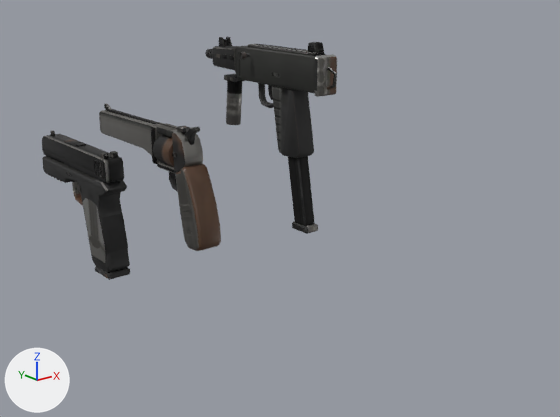
An edit to the glTF model game/assets/weapons/set_handguns.glb, drawn before and after from the same camera.
Before and after are seen from a 50 mm camera at (-0.542, -0.845, 0.392) aimed at (0.067, -0.084, 0.087). Every picture has the same lights, and +X, +Y and +Z are marked at lower left. The picture after the commit comes second. Objects named as collision shapes, trigger or cutter boxes, shadow casters or lower levels of detail are left out. Where no turn or scale is listed for an object, it has been applied to the vertices. Vertices at exactly the same position are counted once.

Names of what the first picture shows: 'heavy_revolver_lod0', 'heavy_revolver_magazine', 'pistol_lod0', 'pistol_magazine', 'smg_lod0', 'smg_magazine'.
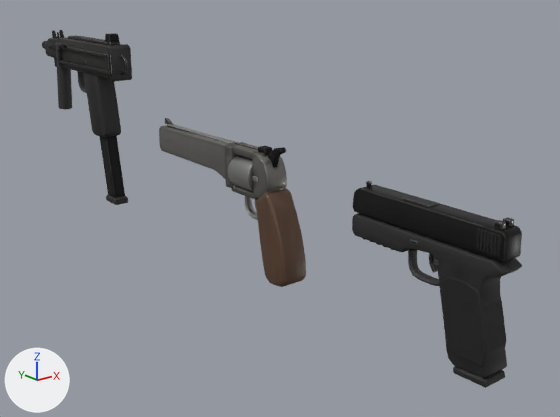
The change, as a diff of the scene's bpy script:
```diff
--- a/game/assets/weapons/set_handguns.glb.py
+++ b/game/assets/weapons/set_handguns.glb.py
@@ me_heavy_revolver_magazine @@
 me_heavy_revolver_magazine.from_pydata(...)  # 358 vertices, 684 faces; spans x -0.021..0.021, y -0.022..0.0225, z -0.021..0.021
+# me_heavy_revolver_magazine part 1: texture (UV) coordinates of 684 of 684 faces, centred in x -0.0209..0.0209, y -0.022..0.0225, z -0.0209..0.0209, changed; they spanned u 0.64..0.95, v 0.24..0.99 and now span u 0.29..0.98, v 0.0..0.98
 me_heavy_revolver_magazine.materials.append(mat_atlas)
@@ me_pistol_lod0 @@
-me_pistol_lod0.from_pydata(...)  # 892 vertices, 1640 faces; spans x -0.016..0.015, y -0.047..0.142, z -0.071..0.077
+me_pistol_lod0.from_pydata(...)  # 950 vertices, 1756 faces; spans x -0.016..0.015, y -0.047..0.142, z -0.071..0.077
+# me_pistol_lod0 part 2: 1 vertex moved from x 0.004, y 0.024, z 0.008 to x 0.004, y 0.027, z 0.004; 5 vertices removed from x -0.004..0.004, y 0.02..0.024, z 0.004..0.008; 63 vertices added at x -0.005..0.005, y 0.019..0.069, z -0.006..0.026
+# me_pistol_lod0 part 3: 733 kept faces spanning x -0.016..0.015, y -0.045..0.142, z -0.057..0.077 get new texture (UV) coordinates
 me_pistol_lod0.materials.append(mat_atlas)
@@ me_smg_lod0 @@
-me_smg_lod0.from_pydata(...)  # 1066 vertices, 1948 faces; spans x -0.036..0.017, y -0.102..0.193, z -0.064..0.097
+me_smg_lod0.from_pydata(...)  # 1242 vertices, 2284 faces; spans x -0.036..0.017, y -0.103..0.193, z -0.064..0.097
+# me_smg_lod0 part 4: a new loose piece, a 6-sided cylinder along y spanning x -0.0218..-0.0172, y -0.08..0.09, z 0.0414..0.0466, in mat_atlas
+# me_smg_lod0 part 5: a new loose piece, a 6-sided cylinder along y spanning x -0.0218..-0.0172, y -0.08..0.09, z 0.0654..0.0706, in mat_atlas
+# me_smg_lod0 part 6: the loose piece of 24 vertices spanning x -0.001..0.001, y 0.148..0.152, z 0.076..0.087 is scaled about its middle by (3.43, 1.53, 3.29), then moved by (-0.02, -0.057, -0.026)
+# me_smg_lod0 part 7: the loose piece of 24 vertices spanning x 0.005..0.008, y 0.14..0.156, z 0.076..0.09 is moved by (0.0, -0.012, 0.0)
+# me_smg_lod0 part 8: the loose piece of 24 vertices spanning x -0.008..-0.005, y 0.14..0.156, z 0.076..0.09 is moved by (0.0, -0.012, 0.0)
+# me_smg_lod0 part 9: a new loose piece of 24 vertices spanning x -0.021..-0.015, y -0.085..-0.075, z 0.041..0.071, in mat_atlas
+# me_smg_lod0 part 10: 22 vertices moved from x -0.014..0.014, y 0.108..0.163, z 0.047..0.066 to x -0.014..0.014, y 0.132..0.161, z 0.047..0.066; 74 vertices removed from x -0.014..0.014, y 0.109..0.166, z 0.027..0.076; 78 vertices added at x -0.014..0.014, y 0.113..0.166, z -0.033..0.077
+# me_smg_lod0 part 11: 2 vertices removed from x 0.0, y 0.014..0.02, z 0.014..0.018; 60 vertices added at x -0.006..0.006, y 0.014..0.061, z -0.003..0.029
+# me_smg_lod0 part 12: 2 vertices removed from x 0.0, y -0.087..-0.085, z 0.038..0.042; 20 vertices added at x -0.002..0.002, y -0.103..-0.086, z 0.038..0.066
+# me_smg_lod0 part 13: 998 kept faces spanning x -0.036..0.017, y -0.087..0.193, z -0.063..0.096 get new texture (UV) coordinates
+# other edits to the shape of me_smg_lod0 do not show in these pictures
 me_smg_lod0.materials.append(mat_atlas)
@@ ob_heavy_revolver_lod0 @@
 ob_heavy_revolver_lod0 = bpy.data.objects.new('heavy_revolver_lod0', me_heavy_revolver_lod0)
-ob_heavy_revolver_lod0.location = (-0.011, 0.0, 0.103)
+ob_heavy_revolver_lod0.location = (0.0, -0.162, 0.103)
@@ ob_heavy_revolver_magazine @@
 ob_heavy_revolver_magazine = bpy.data.objects.new('heavy_revolver_magazine', me_heavy_revolver_magazine)
-ob_heavy_revolver_magazine.location = (-0.011, 0.051, 0.152)
+ob_heavy_revolver_magazine.location = (0.0, -0.112, 0.152)
@@ ob_pistol_lod0 @@
 ob_pistol_lod0 = bpy.data.objects.new('pistol_lod0', me_pistol_lod0)
-ob_pistol_lod0.location = (-0.147, 0.0, 0.108)
+ob_pistol_lod0.location = (0.0, -0.439, 0.108)
@@ ob_pistol_magazine @@
 ob_pistol_magazine = bpy.data.objects.new('pistol_magazine', me_pistol_magazine)
-ob_pistol_magazine.location = (-0.147, -0.001, 0.136)
+ob_pistol_magazine.location = (0.0, -0.44, 0.136)
@@ ob_smg_lod0 @@
 ob_smg_lod0 = bpy.data.objects.new('smg_lod0', me_smg_lod0)
-ob_smg_lod0.location = (0.146, 0.0, 0.198)
+ob_smg_lod0.location = (0.0, 0.293, 0.198)
@@ ob_smg_magazine @@
 ob_smg_magazine = bpy.data.objects.new('smg_magazine', me_smg_magazine)
-ob_smg_magazine.location = (0.146, -0.008, 0.234)
+ob_smg_magazine.location = (0.0, 0.285, 0.234)
```

Changed parts and their boxes (x1, y1, x2, y2) in the pictures (560 x 417 px; the box of a moved part takes in the faces that stretch with it):
'pistol_lod0', reshaped, moved (92% wider, 38% taller)
    before: (42, 130, 130, 272)
    after: (352, 181, 522, 378)
'smg_lod0', reshaped, moved (32% narrower, 11% shorter)
    before: (205, 37, 337, 158)
    after: (42, 30, 132, 137)
'heavy_revolver_lod0', moved
    before: (99, 103, 221, 251)
    after: (159, 118, 306, 287)
'smg_magazine', moved
    before: (288, 156, 318, 234)
    after: (100, 136, 128, 205)
'heavy_revolver_magazine', surface changed, moved
    before: (153, 134, 174, 167)
    after: (228, 155, 253, 192)
'pistol_magazine', moved
    before: (95, 267, 130, 280)
    after: (453, 367, 505, 388)
part 2 of me_pistol_lod0, built on
    after: (408, 250, 439, 286)
part 3 of me_pistol_lod0, surface changed
    before: (48, 130, 124, 263)
    after: (363, 181, 519, 366)
part 4 of me_smg_lod0, added
    after: (59, 60, 107, 73)
part 5 of me_smg_lod0, added
    after: (62, 46, 106, 57)
part 6 of me_smg_lod0, moved or reshaped
    before: (223, 39, 226, 46)
    after: (55, 43, 62, 65)
part 7 of me_smg_lod0, moved or reshaped
    before: (226, 37, 232, 46)
    after: (59, 30, 64, 38)
part 8 of me_smg_lod0, moved or reshaped
    before: (219, 37, 225, 47)
    after: (52, 30, 57, 39)
part 9 of me_smg_lod0, added
    after: (105, 53, 112, 74)
part 10 of me_smg_lod0, moved or reshaped
    before: (212, 46, 245, 82)
    after: (45, 38, 72, 109)
part 11 of me_smg_lod0, built on
    after: (77, 71, 87, 93)
part 12 of me_smg_lod0, built on
    after: (120, 55, 128, 76)
part 13 of me_smg_lod0, surface changed
    before: (205, 44, 337, 158)
    after: (42, 35, 132, 137)
